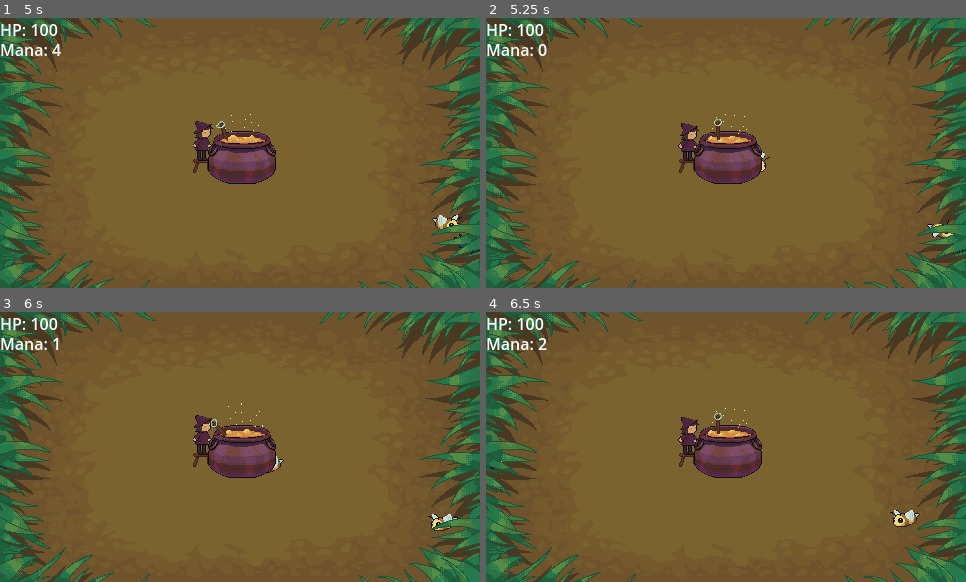
Above: before the commit, frames 1-4 (two rows, left to right).
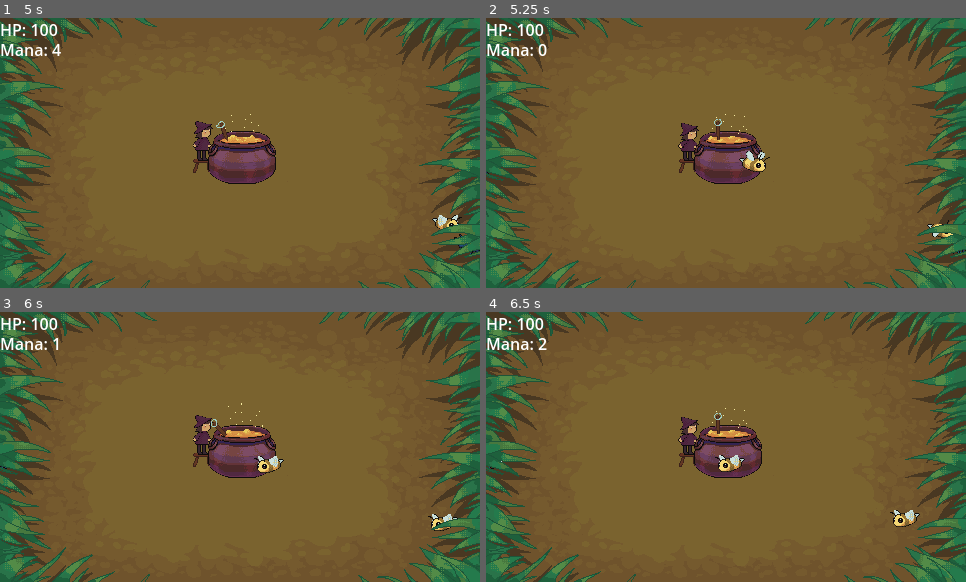
Above: after the commit, the same moments.

Repository: HarryLin349/WitchGame
Game: Godot game, scene res://overworld.tscn
The game is run twice, just before and just after one commit, with the same random seed, the same clock (stepped at 60 frames per second) and the same inputs.
Inputs (mouse positions are in pixels of both pictures, inside the frame that each line leads up to):
- Up to frame 1 (5 s): move the mouse to (345, 139) at 0.52 s; click (345, 139) at 0.67 s; move the mouse to (144, 166) at 1.27 s; click (144, 166) at 1.42 s; move the mouse to (288, 93) at 2.02 s; click (288, 93) at 2.17 s; move the mouse to (216, 207) at 2.77 s; click (216, 207) at 2.92 s; move the mouse to (384, 193) at 3.52 s; click (384, 193) at 3.67 s; move the mouse to (96, 112) at 4.27 s; click (96, 112) at 4.42 s
- Up to frame 2 (5.25 s): move the mouse to (750, 153) at 5.02 s; click (750, 153) at 5.17 s
- Up to frame 3 (6 s): move the mouse to (168, 379) at 5.77 s; click (168, 379) at 5.92 s
- Up to frame 4 (6.5 s): no input

Frame 1 is identical in both runs. In frame 2, 0.2% of the frame differs, in the area x 52-58%, y 49-58%; in frame 3, 0.2%; in frame 4, 0.2%, in the area x 47-54%, y 52-60%.

Commit message:
moved witch

Diff:
--- a/overworld.tscn
+++ b/overworld.tscn
@@ -68,6 +68,18 @@
 
 [node name="Camera2D" type="Camera2D" parent="."]
 
+[node name="CharacterBody2D" type="CharacterBody2D" parent="."]
+collision_layer = 2
+
+[node name="AnimatedSprite2D" type="AnimatedSprite2D" parent="CharacterBody2D"]
+position = Vector2(-14, -11)
+sprite_frames = SubResource("SpriteFrames_gdxsc")
+frame_progress = 0.963878
+script = ExtResource("7_m36jt")
+
+[node name="CollisionShape2D" type="CollisionShape2D" parent="CharacterBody2D"]
+shape = SubResource("CircleShape2D_wwplh")
+
 [node name="Enemies" type="Node2D" parent="."]
 script = ExtResource("4_owgup")
 
@@ -94,14 +106,3 @@
 texture = ExtResource("7_k03s2")
 
 [connection signal="timeout" from="Enemies/Timer" to="Enemies" method="_on_timer_timeout"]
-[node name="CharacterBody2D" type="CharacterBody2D" parent="."]
-collision_layer = 2
-
-[node name="AnimatedSprite2D" type="AnimatedSprite2D" parent="CharacterBody2D"]
-position = Vector2(-14, -11)
-sprite_frames = SubResource("SpriteFrames_gdxsc")
-frame_progress = 0.963878
-script = ExtResource("7_m36jt")
-
-[node name="CollisionShape2D" type="CollisionShape2D" parent="CharacterBody2D"]
-shape = SubResource("CircleShape2D_wwplh")
